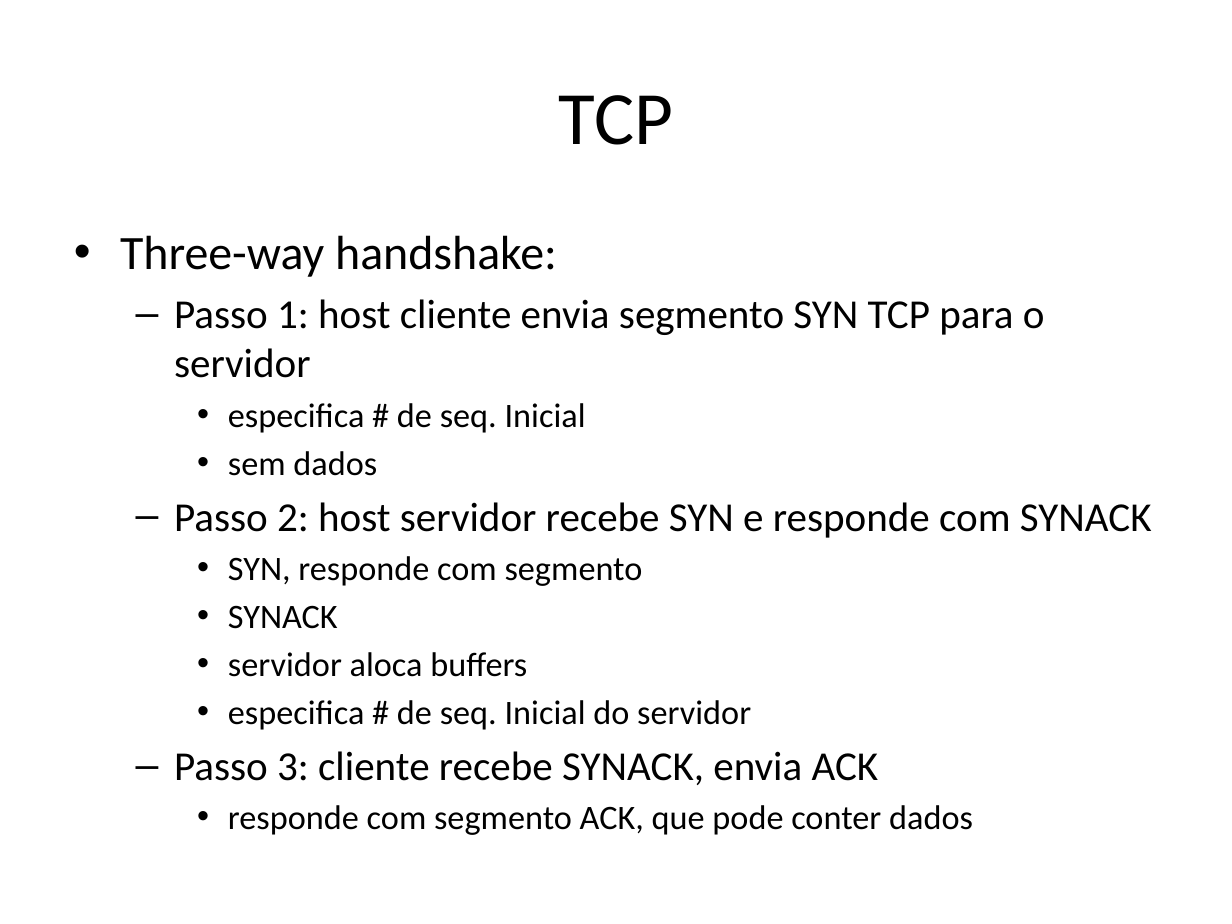
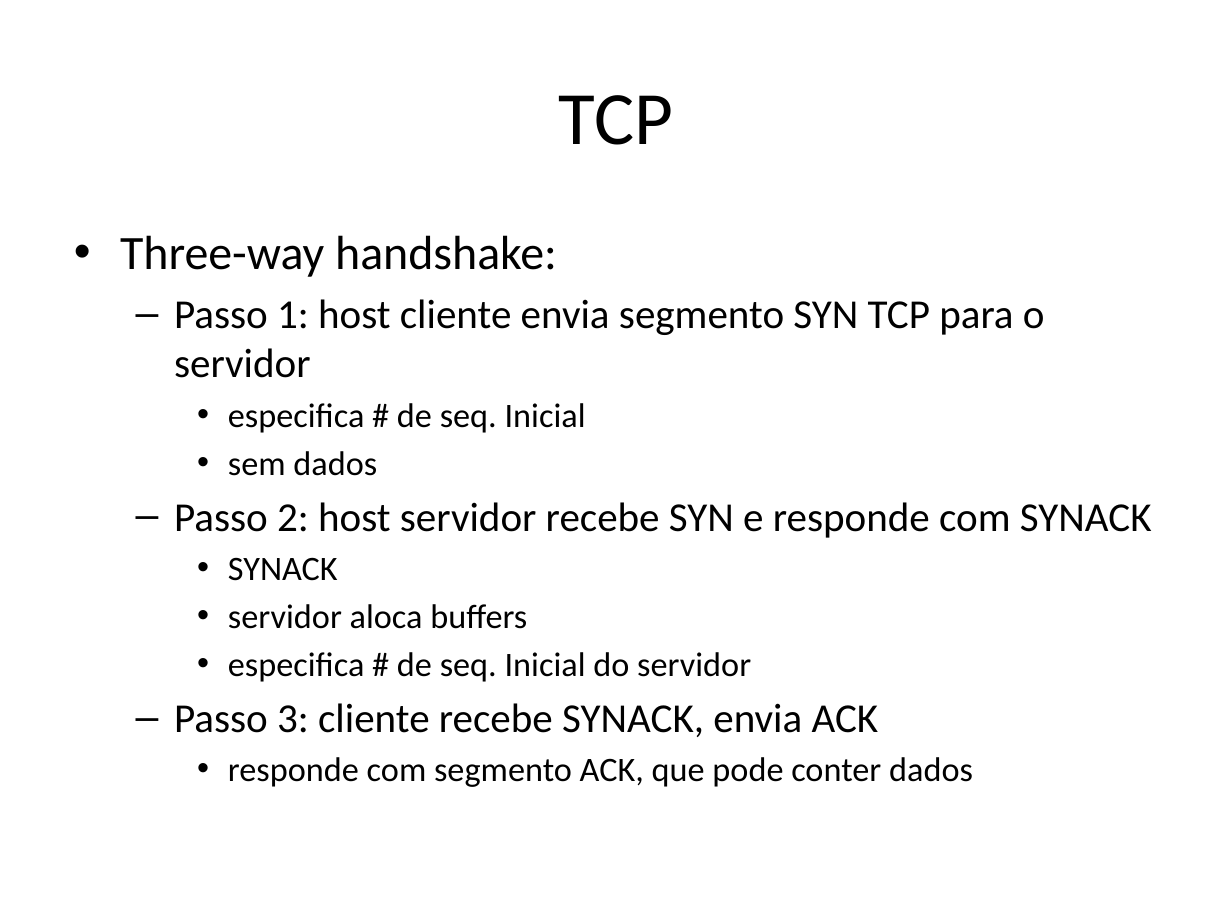
Before and after one commit to niviaquental/niviaquental.github.io, a slide deck: slide 8 of Presentations/Aula05-Transporte-UDP-TCP/04-Transporte.pptx. Drawn at 1232x924 pixels with LibreOffice and Linux fonts; fonts in the diff are those of the drawing; background and template pictures are left out. Boxes give left, top, right and bottom in pixels: in the first picture for what was removed or moved away, otherwise in the second. Text is boxed around its words. In the diff, an @@ line names an element or a change of style, - is before the commit and + after.

```diff
--- a/Presentations/Aula05-Transporte-UDP-TCP/04-Transporte.pptx
+++ b/Presentations/Aula05-Transporte-UDP-TCP/04-Transporte.pptx
@@ text at [228, 556, 643, 586]: paragraph removed @@
-    • SYN, responde com segmento
```
Also in this commit, not shown: 1 other slide changed, 1 other file.
